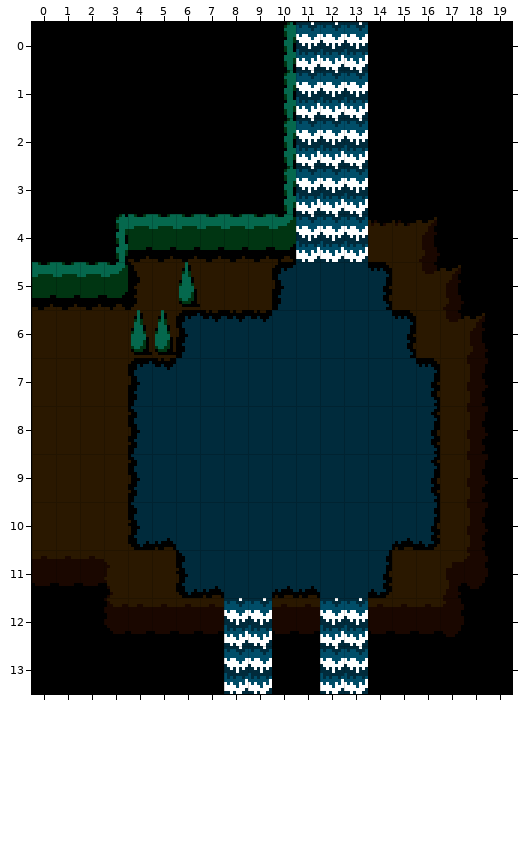
One commit to this Tiled map: tiled/caves_room_5.tmx. The first picture shows the starting point.
Cells are 8x16 px. Shown: x 0..19, y 0..13.
The result:
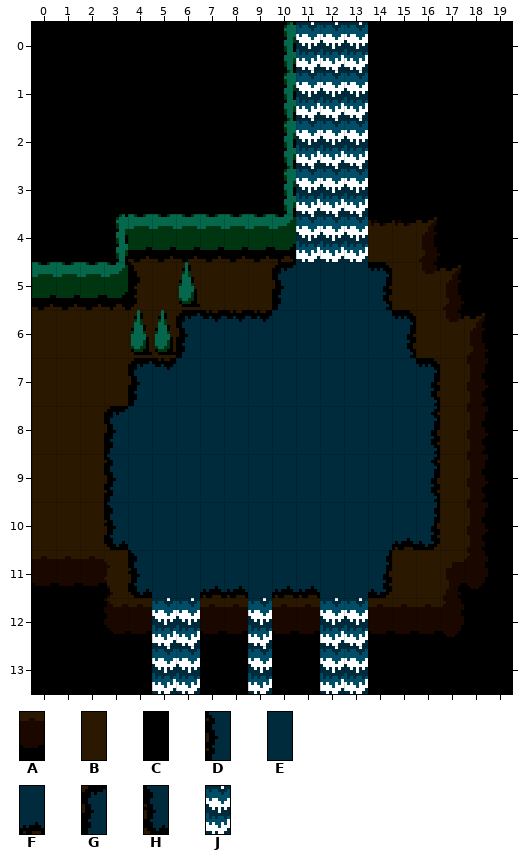
Key: from "caves_floors": A 1; from "caves_walls": B 1, C 10; from "caves_water": D 0, E 1, F 3, G 5, H 6; from "caves_waterf": J 0.
_ is an empty cell.
Commit message: add caves rooms, harpy updates
Diff:
Layer "Tile Layer 1":
y 8: x 3..4 BD -> GE
y 9: x 3..4 BD -> DE
y 10: x 3..5 BHF -> HEE
y 11: x 4..6 BBH -> HEE; x 8 E -> F
y 12: x 5..6 AA -> JJ; x 8 J -> A
y 13: x 5..6 CC -> JJ; x 8 J -> C
Pixel boxes of the changes (left, top, right, bottom) in both pictures:
changed: (104, 406, 200, 694)
changed: (224, 586, 248, 694)
